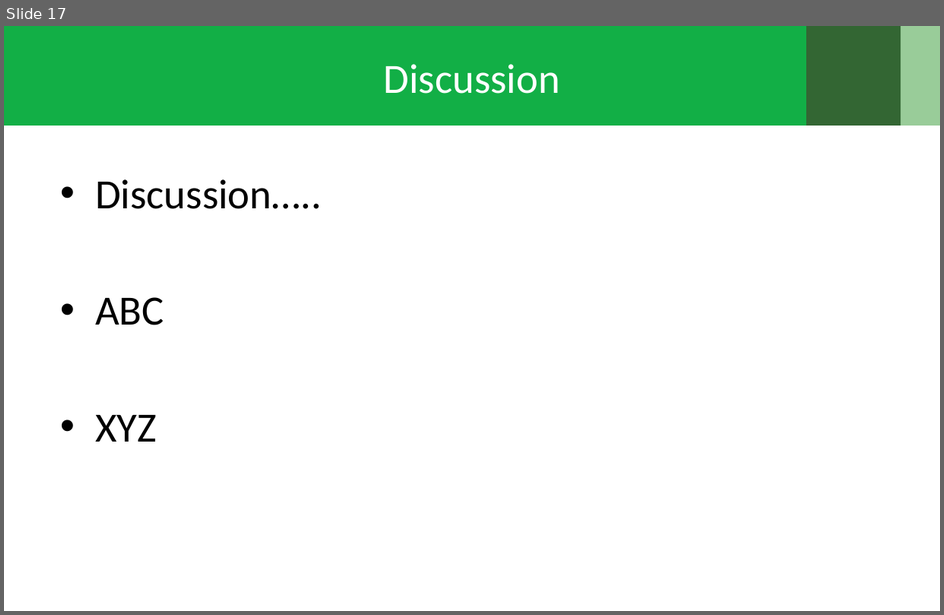
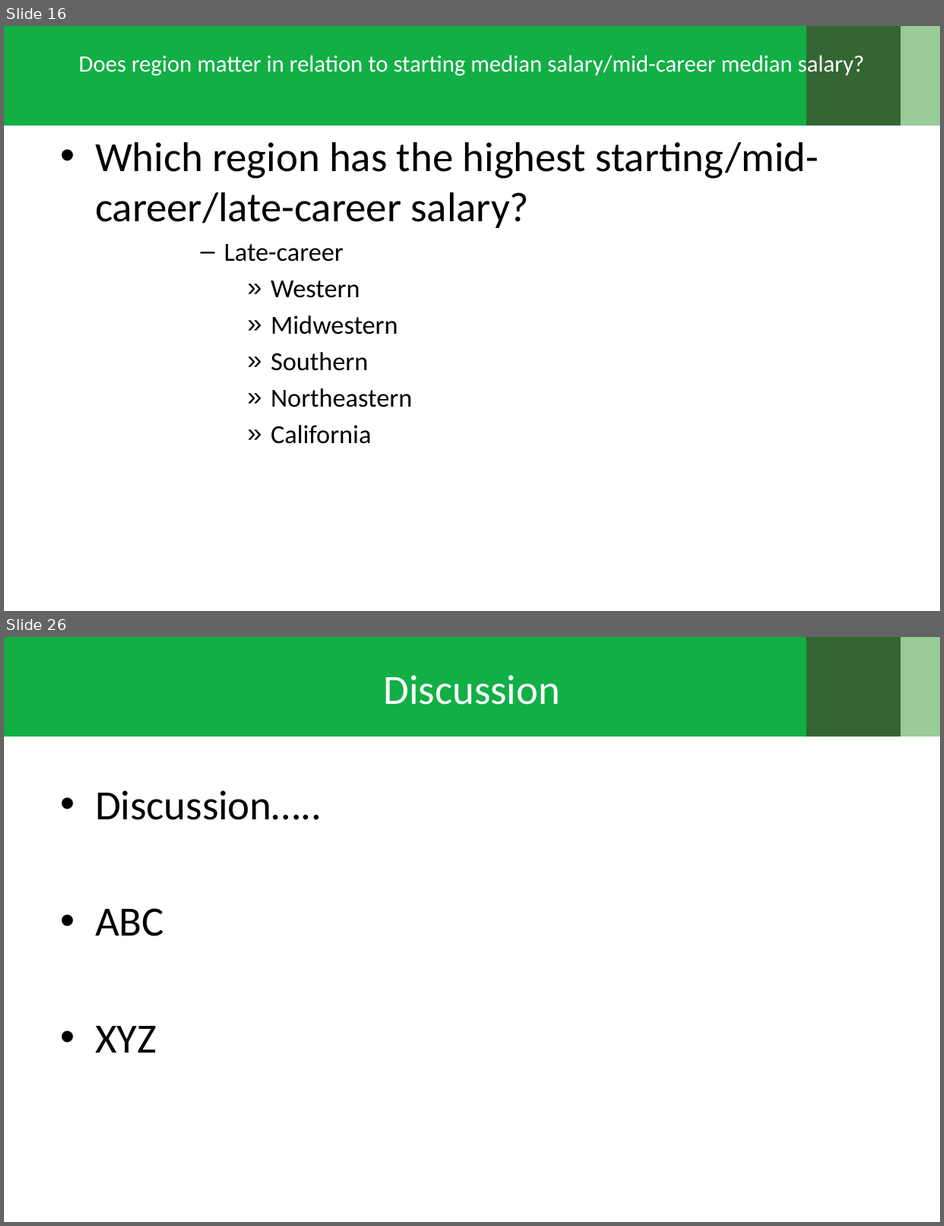
Before and after one commit to khosenag03/RICHdataGroupProject, a slide deck: The True Meaning behind Decision Day.pptx. Shown one above the other, each under a label of ours: slide 17 before the commit, slides 16 and 26 after it; the slides between them are not shown. The pictures are 944x615 and 944x1226 pixels, drawn with LibreOffice and Linux fonts; fonts in the diff are those of the drawing; background and template pictures are left out. Boxes give left, top, right and bottom in pixels: in the first picture for what was removed or moved away, otherwise in the second. Text is boxed around its words. In the diff, an @@ line names an element or a change of style, - is before the commit and + after.

```diff
--- a/The True Meaning behind Decision Day.pptx
+++ b/The True Meaning behind Decision Day.pptx
@@ slide 16 added at box(4, 26, 940, 611), background picture (left out); not listed: 3 template elements that a slide beside it also shows @@
@@ title added at box(78, 52, 865, 78), 18 pt, text #FFFFFF @@
+Does region matter in relation to starting median salary/mid-career median salary?
@@ text added at box(95, 142, 819, 444), 32 pt, text #000000 @@
+• Which region has the highest starting/mid-career/late-career salary?
+      – Late-career
+        » Western
+        » Midwestern
+        » Southern
+        » Northeastern
+        » California
@@ what was slide 17 is now slide 26 @@
```
Also in this commit, not shown: 15 slides changed, 8 other slides added.
